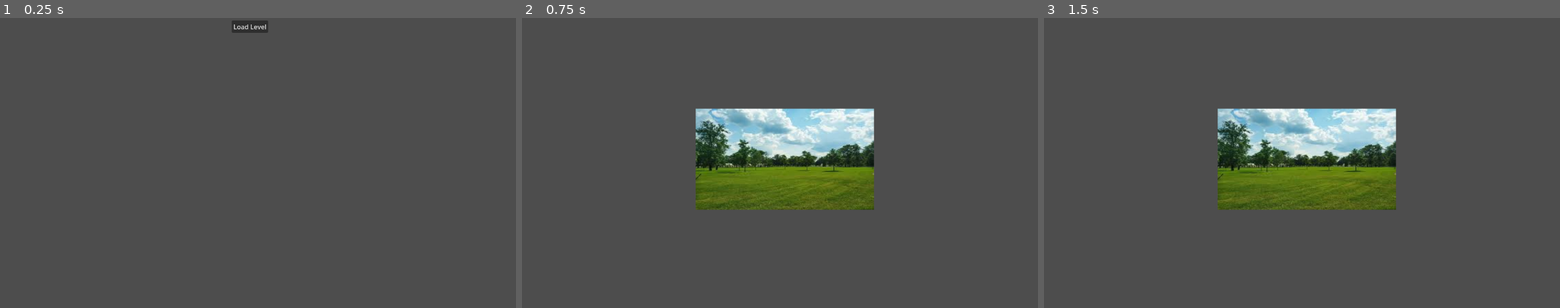
Above: before the commit, frames 1-3 (left to right).
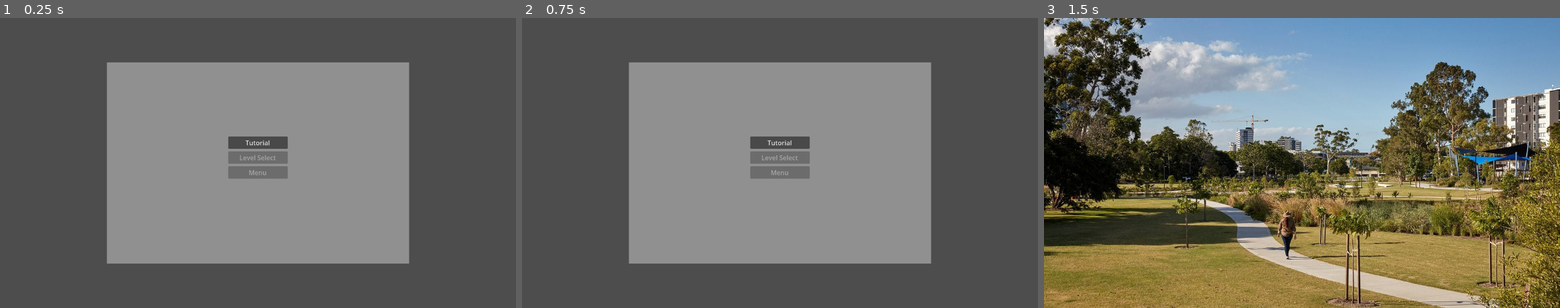
Above: after the commit, the same moments.

Repository: SkinnyJeansPear/PX-Group-2-Repo
Game: Godot game, scene res://Scenes/Main Menu/main_menu.tscn
Two runs of this game, one before a commit and one after it. Both use one fixed random seed, a clock stepped at 60 frames per second and the inputs below. Before the commit the project starts from res://scenes/main/Main.tscn.
Inputs (mouse positions are in pixels of both pictures, inside the frame that each line leads up to):
- Up to frame 1 (0.25 s): no input
- Up to frame 2 (0.75 s): click (769, 26) at 0.5 s, where only the run before the commit has a clickable "Load Level"
- Up to frame 3 (1.5 s): click (1302, 142) at 1.25 s, where only the run after the commit has a clickable "Tutorial"

The runs differ from the first frame. In frame 1, 40% of the frame differs, in the area x 20-80%, y 0-85%; in frame 2, 40%; in frame 3, 96%, in the area x 0-100%, y 0-100%.

Commit message:
Menu with working button
Button will take you to the tutorial level

Diff:
--- /dev/null
+++ b/Scenes/Main Menu/main_menu.gd
@@ -0,0 +1,4 @@
+extends Control
+
+func _on_start_tutorial_pressed() -> void:
+	get_tree().change_scene_to_file("res://Scenes/Tutorial/Tutorial.tscn")
--- /dev/null
+++ b/Scenes/Main Menu/main_menu.tscn
@@ -0,0 +1,67 @@
+[gd_scene load_steps=2 format=3 uid="uid://dtmhdpld2v6cm"]
+
+[ext_resource type="Script" uid="uid://dupausiwjpajw" path="res://Scenes/Main Menu/main_menu.gd" id="1_armea"]
+
+[node name="Main Menu" type="Control"]
+layout_mode = 3
+anchors_preset = 15
+anchor_right = 1.0
+anchor_bottom = 1.0
+grow_horizontal = 2
+grow_vertical = 2
+script = ExtResource("1_armea")
+
+[node name="ColorRect" type="TextureRect" parent="."]
+layout_mode = 1
+anchors_preset = 15
+anchor_right = 1.0
+anchor_bottom = 1.0
+grow_horizontal = 2
+grow_vertical = 2
+
+[node name="ColorRect" type="ColorRect" parent="ColorRect"]
+layout_mode = 1
+anchors_preset = 8
+anchor_left = 0.5
+anchor_top = 0.5
+anchor_right = 0.5
+anchor_bottom = 0.5
+offset_left = -375.0
+offset_top = -250.0
+offset_right = 375.0
+offset_bottom = 250.0
+grow_horizontal = 2
+grow_vertical = 2
+color = Color(0.654902, 0.654902, 0.654902, 0.745098)
+
+[node name="VBoxContainer" type="VBoxContainer" parent="ColorRect/ColorRect"]
+layout_mode = 1
+anchors_preset = 8
+anchor_left = 0.5
+anchor_top = 0.5
+anchor_right = 0.5
+anchor_bottom = 0.5
+offset_left = -74.0
+offset_top = -66.0
+offset_right = 74.0
+offset_bottom = 66.0
+grow_horizontal = 2
+grow_vertical = 2
+theme_override_constants/separation = 6
+
+[node name="Tutorial" type="Button" parent="ColorRect/ColorRect/VBoxContainer"]
+layout_mode = 2
+text = "Tutorial"
+
+[node name="Level Select" type="Button" parent="ColorRect/ColorRect/VBoxContainer"]
+layout_mode = 2
+disabled = true
+text = "Level Select
+"
+
+[node name="Menu" type="Button" parent="ColorRect/ColorRect/VBoxContainer"]
+layout_mode = 2
+disabled = true
+text = "Menu"
+
+[connection signal="pressed" from="ColorRect/ColorRect/VBoxContainer/Tutorial" to="." method="_on_start_tutorial_pressed"]
--- /dev/null
+++ b/Scenes/Tutorial/Tutorial.tscn
@@ -0,0 +1,10 @@
+[gd_scene load_steps=2 format=3 uid="uid://bbvmcbedorwua"]
+
+[ext_resource type="Texture2D" uid="uid://c2u4avbdtlc11" path="res://Scenes/Main Menu/assests/SUP_HanlonPark_ChristopherFrederickJones_09.jpg" id="1_thyfh"]
+
+[node name="Tutorial" type="Node2D"]
+
+[node name="TextureRect" type="TextureRect" parent="."]
+offset_right = 40.0
+offset_bottom = 40.0
+texture = ExtResource("1_thyfh")
--- a/project.godot
+++ b/project.godot
@@ -11,7 +11,7 @@
 [application]
 
 config/name="CPTED Game"
-run/main_scene="uid://dk6xj720wu7yf"
+run/main_scene="res://Scenes/Main Menu/main_menu.tscn"
 config/features=PackedStringArray("4.4", "Forward Plus")
 config/icon="res://icon.svg"
 
--- a/scenes/levels/Level_Park.tscn
+++ /dev/null
@@ -1,10 +0,0 @@
-[gd_scene load_steps=2 format=3 uid="uid://do5a4o4jq71xk"]
-
-[ext_resource type="Texture2D" uid="uid://3vr460or43tq" path="res://assests/images/Park.jpg" id="1_1n7dj"]
-
-[node name="LevelPark" type="Node2D"]
-
-[node name="Background" type="Sprite2D" parent="."]
-position = Vector2(652, 351)
-scale = Vector2(1.7, 1.29381)
-texture = ExtResource("1_1n7dj")
--- a/scenes/main/Main.tscn
+++ /dev/null
@@ -1,15 +0,0 @@
-[gd_scene load_steps=2 format=3 uid="uid://dk6xj720wu7yf"]
-
-[ext_resource type="Script" uid="uid://dkt2iu45ricbd" path="res://scenes/main/main.gd" id="1_u1xfj"]
-
-[node name="Main" type="Node"]
-script = ExtResource("1_u1xfj")
-
-[node name="CurrentLevel" type="Node2D" parent="."]
-
-[node name="LoadLevelButton" type="Button" parent="."]
-offset_left = 575.0
-offset_top = 6.0
-offset_right = 665.0
-offset_bottom = 37.0
-text = "Load Level"
--- a/scenes/main/main.gd
+++ /dev/null
@@ -1,19 +0,0 @@
-extends Node
-
-@onready var current_level = $CurrentLevel
-@onready var button = $LoadLevelButton
-
-func _ready():
-	button.pressed.connect(_on_load_level_button_pressed)
-
-func _on_load_level_button_pressed():
-	# Clear existing level if any
-	for child in current_level.get_children():
-		child.queue_free()
-
-	# Load the level scene
-	var level_scene = preload("res://scenes/levels/Level_Park.tscn")
-	var level_instance = level_scene.instantiate()
-	current_level.add_child(level_instance)
-
-	button.visible = false
Binary file added: Scenes/Main Menu/assests/SUP_HanlonPark_ChristopherFrederickJones_09.jpg
Not shown, changed: Scenes/Main Menu/assests/SUP_HanlonPark_ChristopherFrederickJones_09.jpg.import
Not shown, added: Scenes/Main Menu/main_menu.gd.uid
Binary file removed: assests/images/Park.jpg
Not shown, removed: scenes/main/main.gd.uid
